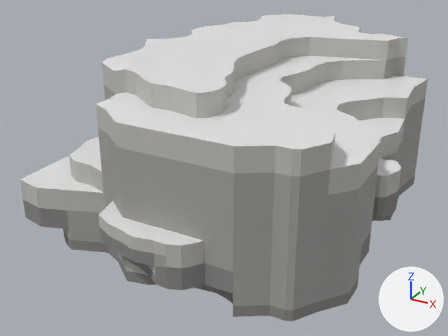
The Blender file BlenderWork/Falsegods1.blend as it was, and as the next commit left it.
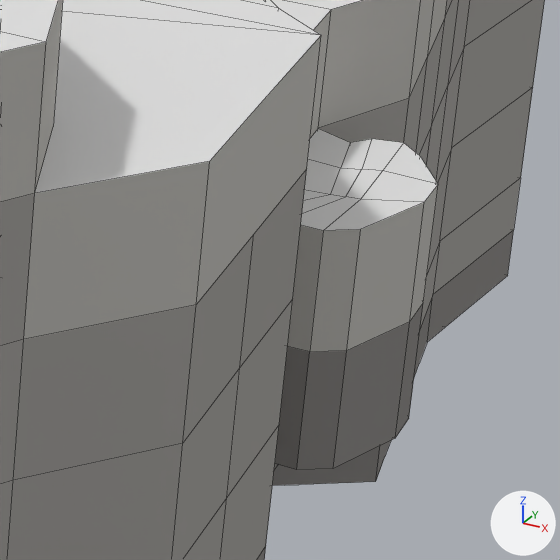
Old and new are each drawn whole from a 50 mm camera at (51.4, -98.9, 58.9) aimed at (-4.1, 2.0, 8.5) and again close up on the part from 72% to 94% of the width and 40% to 70% of the height. Arrows for +X, +Y and +Z are at lower right; the lights stay in place. The older version's two pictures come first. The close-ups show mesh edges as thin lines.

The first close-up shows 'CaveShell'.
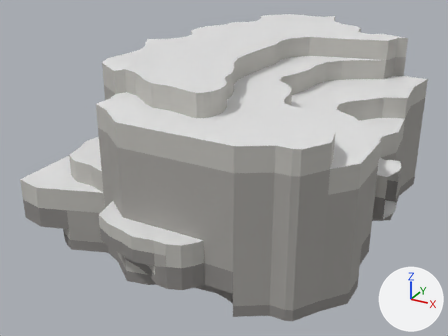
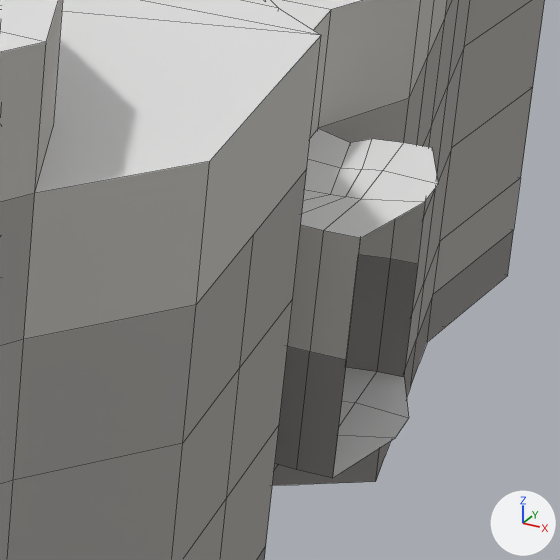
The change, as a diff of the scene's bpy script:
```diff
--- a/BlenderWork/Falsegods1.blend.py
+++ b/BlenderWork/Falsegods1.blend.py
@@ me_caveshell @@
 # used by ob_caveshell; location = (0.0, 0.0, 0.0); rotation_euler = (1.571, 0.0, 0.0), in degrees (90, 0, 0)
-me_caveshell.from_pydata(...)  # 1292 vertices, 1020 faces; spans x -33.3..30.8, y -0.1..32.3, z -49.0..34.2
+me_caveshell.from_pydata(...)  # 1290 vertices, 1014 faces; spans x -33.3..30.8, y -0.1..32.3, z -49.0..34.2
+# me_caveshell part 1
+# 4 vertices are removed from x 29.7..30.8, y 12.0, z -3.7..2.7
+# 10 faces are deleted
+# 4 vertices move from x 29.7..29.8, y 8.0..16.0, z -3.7..2.7 to x 29.8..30.0, y 8.0..16.0, z -4.5..3.3
+# 2 vertices are added at (30.0, 12.0, -4.5), (29.8, 12.0, 3.3)
+# 2 new faces join them, mat_03_walltop (its picture is missing)
+# 2 new faces join them, mat_01_wallbot (its picture is missing)
 me_caveshell.materials.append(mat_01_wallbot)
```

Boxes (x1, y1, x2, y2) around the edits, measured in the close-ups (560 x 560 px):
part 1 of me_caveshell, reshaped
    before: (297, 143, 438, 470)
    after: (297, 143, 438, 478)
